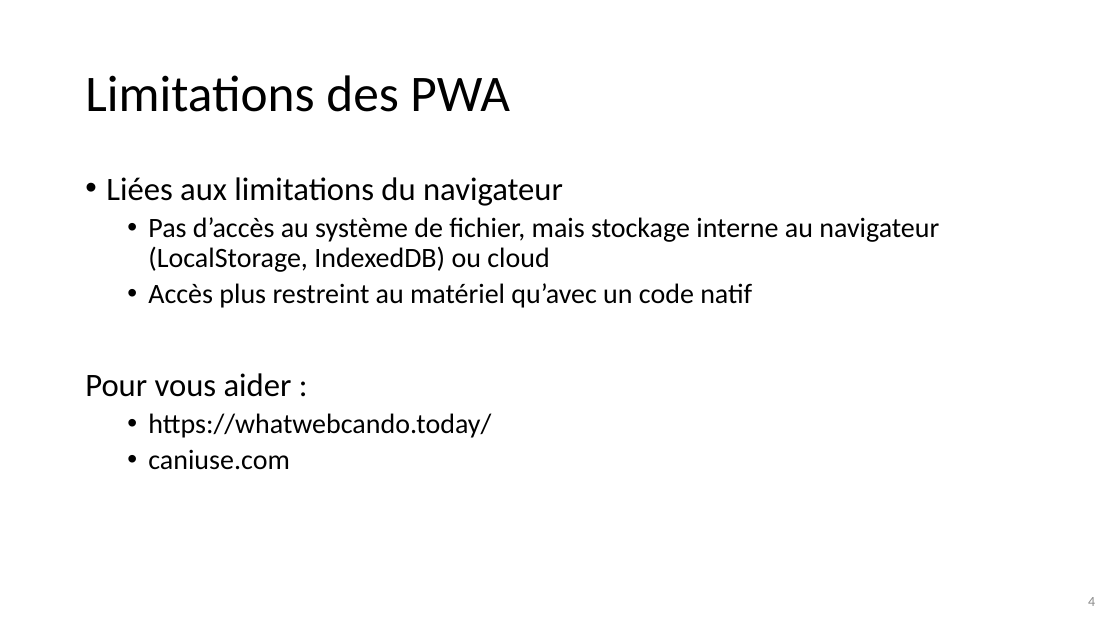
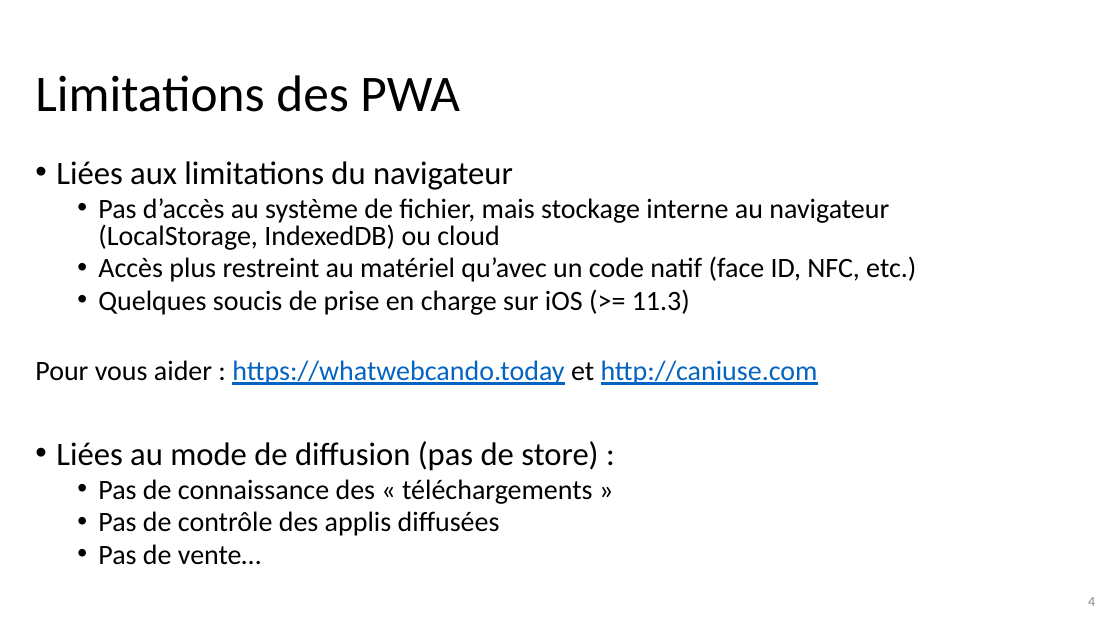
Before and after one commit to fdadeau/scanettePWA, a slide deck: slide 4 of sujet/PWA.pptx. Drawn at 1120x630 pixels with LibreOffice and Linux fonts; fonts in the diff are those of the drawing; background and template pictures are left out. Boxes give left, top, right and bottom in pixels: in the first picture for what was removed or moved away, otherwise in the second. Text is boxed around its words. In the diff, an @@ line names an element or a change of style, - is before the commit and + after.

```diff
--- a/sujet/PWA.pptx
+++ b/sujet/PWA.pptx
@@ title "Limitations des PWA": place and size @@
-title "Limitations des PWA" at (85, 75, 510, 112)
+title "Limitations des PWA" at (35, 75, 460, 112)
@@ text "Liées aux limitations du navigateur": place and size @@
-text "Liées aux limitations du navigateur" at (85, 177, 939, 470)
+text "Liées aux limitations du navigateur" at (35, 161, 916, 565)
@@ text at (56, 161, 889, 250): line spacing 0.9 to 0.8 @@
@@ text at (35, 256, 916, 565): text changed @@
-  • Accès plus restreint au matériel qu’avec un code natif
-Pour vous aider :
-  • https://whatwebcando.today/
-  • caniuse.com
+  • Accès plus restreint au matériel qu’avec un code natif (face ID, NFC, etc.)
+  • Quelques soucis de prise en charge sur iOS (>= 11.3)
+Pour vous aider : https://whatwebcando.today et http://caniuse.com
+• Liées au mode de diffusion (pas de store) :
+  • Pas de connaissance des « téléchargements »
+  • Pas de contrôle des applis diffusées
+  • Pas de vente…
```
Also in this commit, not shown: 4 other slides changed, 1 slide added, 4 other files.
